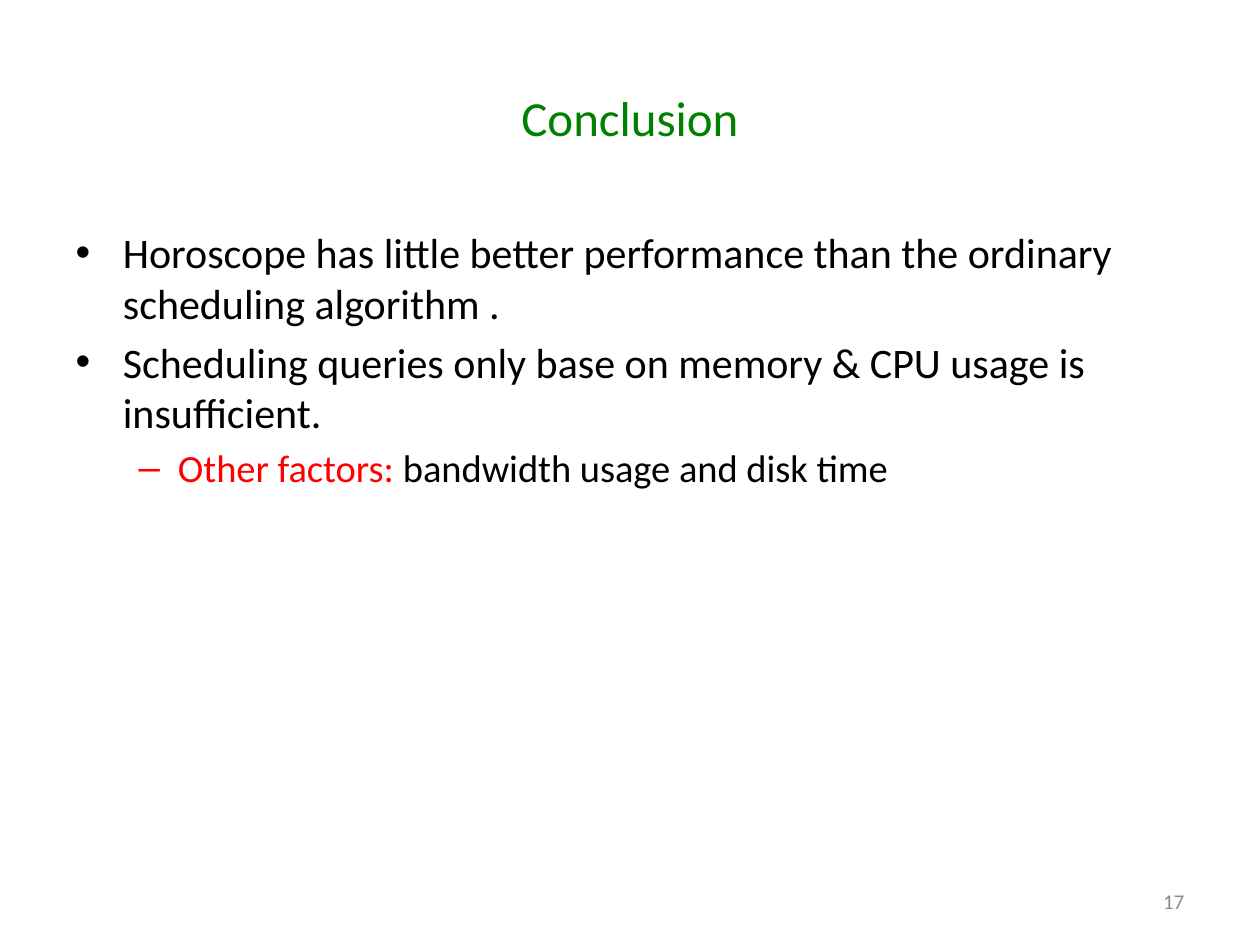
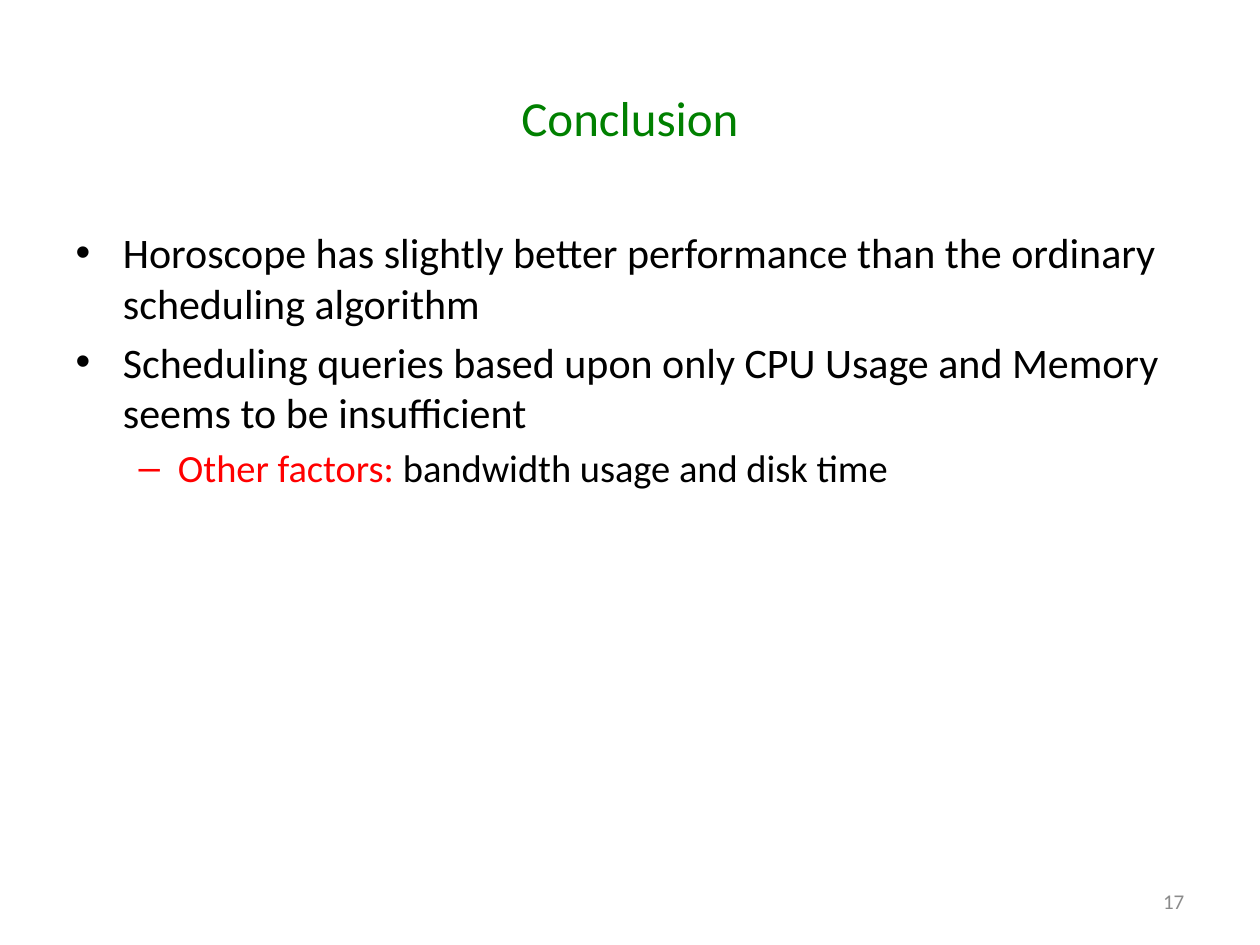
Before and after one commit to godares79/CS848-Project, a slide deck: slide 17 of PresentationSlides/Presentation.pptx. Drawn at 1260x945 pixels with LibreOffice and Linux fonts; fonts in the diff are those of the drawing. Boxes give left, top, right and bottom in pixels: in the first picture for what was removed or moved away, otherwise in the second. Text is boxed around its words. In the diff, an @@ line names an element or a change of style, - is before the commit and + after.

```diff
--- a/PresentationSlides/Presentation.pptx
+++ b/PresentationSlides/Presentation.pptx
@@ text at box(123, 238, 1158, 429): text changed @@
-• Horoscope has little better performance than the ordinary scheduling algorithm .
-• Scheduling queries only base on memory & CPU usage is insufficient.
+• Horoscope has slightly better performance than the ordinary scheduling algorithm
+• Scheduling queries based upon only CPU Usage and Memory seems to be insufficient
```
Also in this commit, not shown: 10 other slides changed.
